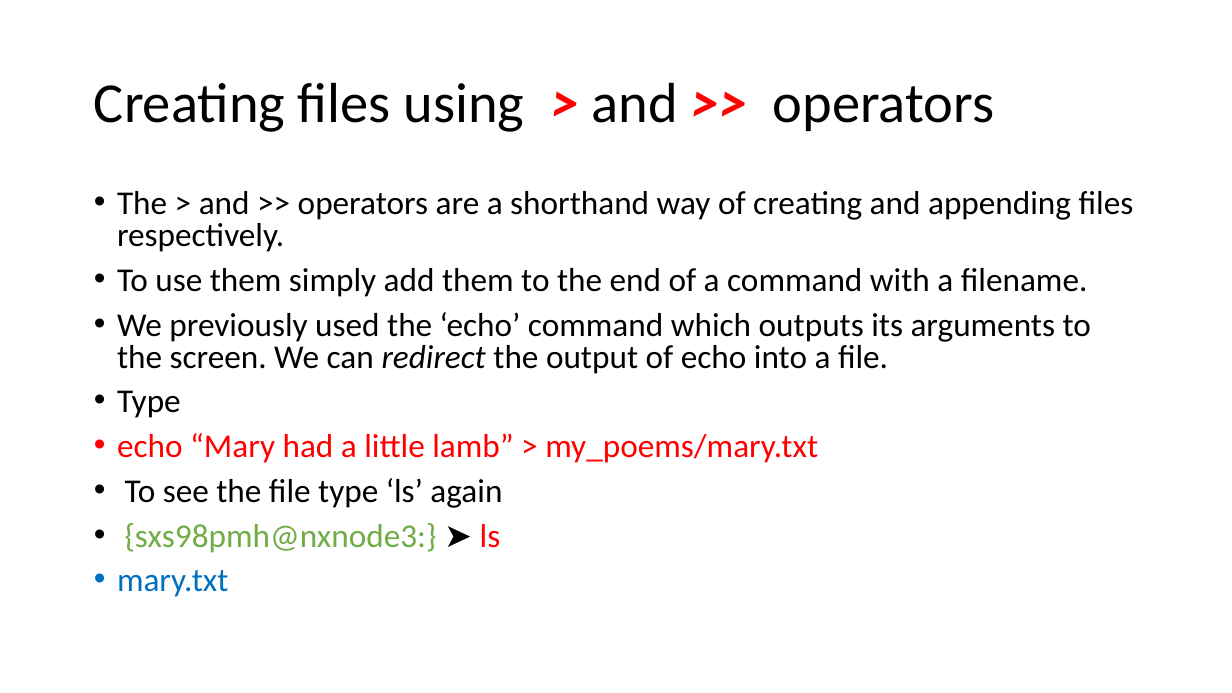
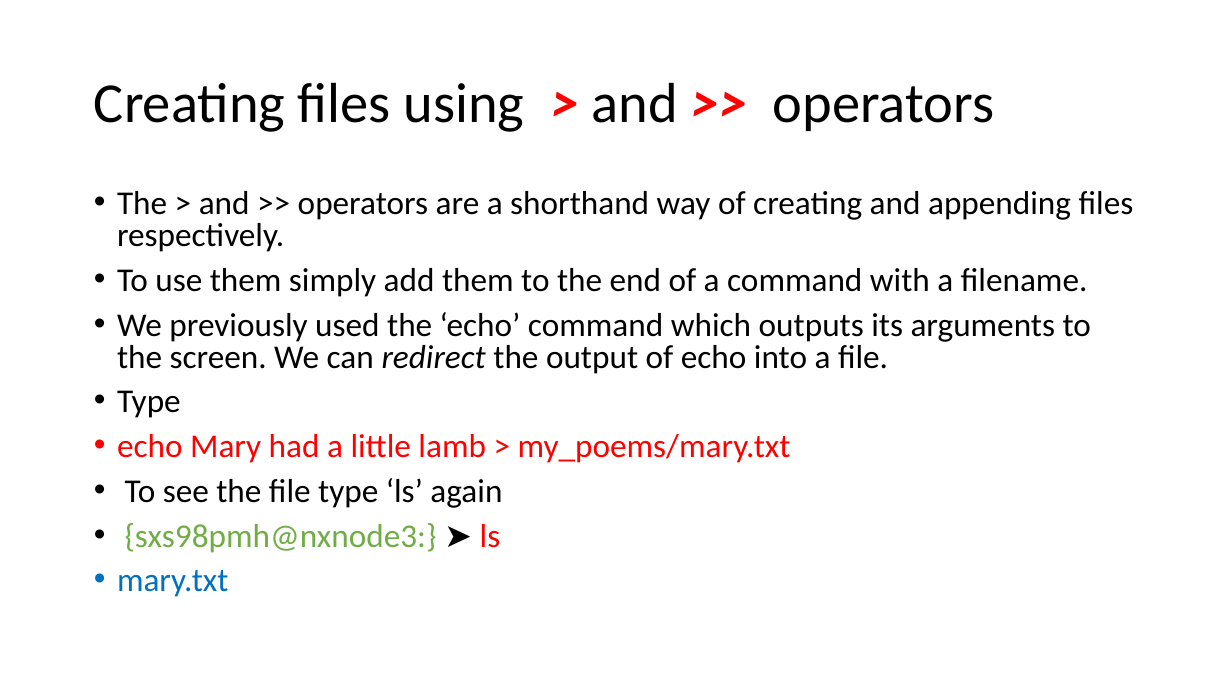
Before and after one commit to paulmheaton/Unix_primer, a slide deck: slide 10 of Unix primer.pptx. Drawn at 1232x693 pixels with LibreOffice and Linux fonts; fonts in the diff are those of the drawing. Boxes give left, top, right and bottom in pixels: in the first picture for what was removed or moved away, otherwise in the second. Text is boxed around its words. In the diff, an @@ line names an element or a change of style, - is before the commit and + after.

```diff
--- a/Unix primer.pptx
+++ b/Unix primer.pptx
@@ text at [117, 434, 791, 463]: text changed @@
-• echo “Mary had a little lamb” > my_poems/mary.txt
+• echo Mary had a little lamb > my_poems/mary.txt
```
Also in this commit, not shown: 3 other slides changed, 5 slides added, 1 slide removed.
